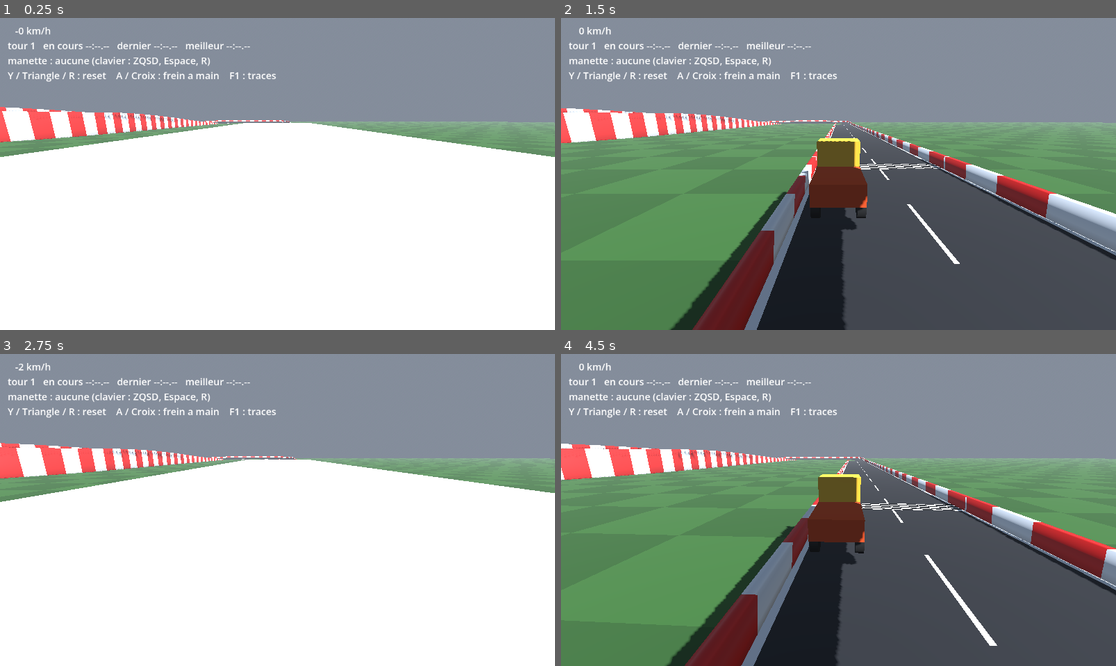
Above: before the commit, frames 1-4 (two rows, left to right).
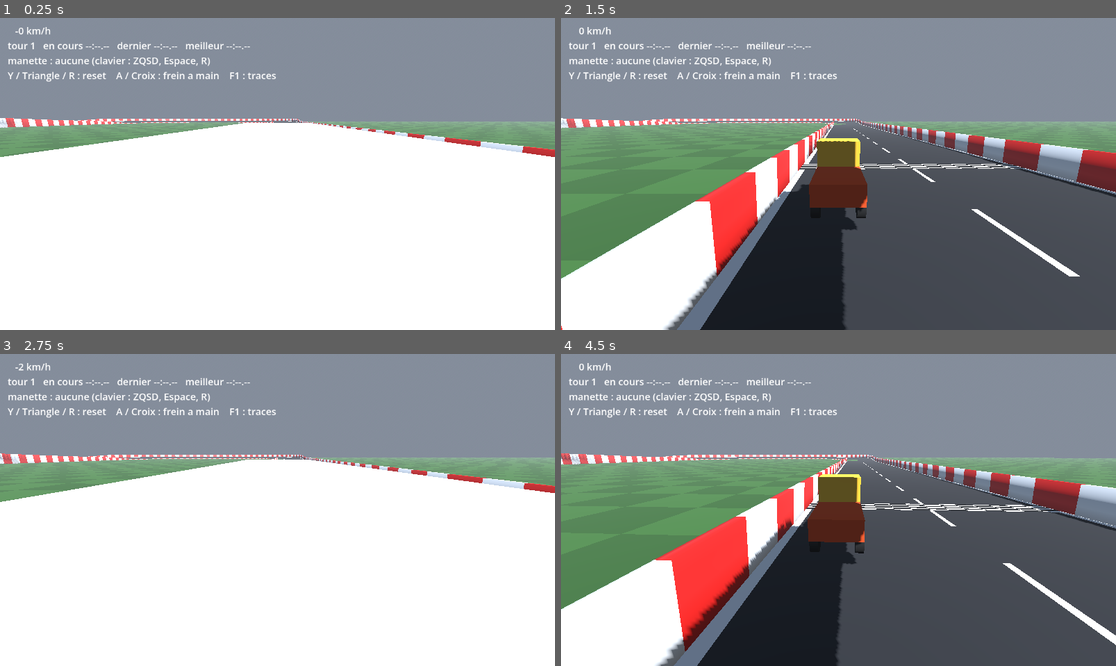
Above: after the commit, the same moments.

Repository: Shoz567/course-camions
Game: Godot game, scene res://dev/track_drive.tscn
The game is run twice, just before and just after one commit, with the same random seed, the same clock (stepped at 60 frames per second) and the same inputs.
Inputs:
- Up to frame 1 (0.25 s): no input
- Up to frame 2 (1.5 s): tap Enter at 0.5 s; hold D 0.53-1.28 s; tap Shift at 0.6 s; tap Space at 0.77, 1.25 s; hold S from 1.28 s (still down); tap R at 1.35 s
- Up to frame 3 (2.75 s): tap Space at 1.52 s; release S at 2.03 s; hold D from 2.03 s (still down); tap Shift at 2.1 s
- Up to frame 4 (4.5 s): release D at 2.78 s; hold W 2.78-3.53 s; tap R at 2.85, 4.35 s; tap Space at 3.02, 3.77 s; hold A from 3.53 s (still down); tap Shift at 3.6 s

The runs differ from the first frame. In frame 1, 3.2% of the frame differs, in the area x 0-100%, y 28-45%; in frame 2, 28%; in frame 3, 3.4%; in frame 4, 28%, in the area x 0-100%, y 28-100%.

Commit message:
piste: elargit la piste n1 a 25 m et ajoute les zones de reset
Piste redessinee pour les semi-remorques : 2 033 m, 25 m de large,
virages de 60 a 90 m (ovale relevé, S en devers inverse, chicane en
descente, tremplin, epingle relevee), murs de 2,8 m, frottement 0,5.
204 Area3D au-dela des murs emettent un signal ; la piste ne decide
rien.

Co-Authored-By: Claude Opus 5.5 <noreply@anthropic.com>

Diff:
--- a/game/tracks/track_01_blockout.tscn
+++ b/game/tracks/track_01_blockout.tscn
@@ -10,61 +10,69 @@
 "type": "straight"
 }, {
 "angle": 180.0,
-"bank": 14.0,
-"name": "Epingle relevee (drift)",
-"radius": 35.0,
+"bank": 10.0,
+"name": "Grand virage releve",
+"radius": 90.0,
 "type": "arc"
 }, {
 "climb": 6.0,
-"length": 150.0,
+"length": 200.0,
 "name": "Montee",
 "type": "straight"
 }, {
-"angle": -90.0,
+"angle": -30.0,
 "bank": 6.0,
-"name": "Devers inverse sur la crete",
-"radius": 70.0,
+"name": "S en devers inverse (droite)",
+"radius": 80.0,
+"type": "arc"
+}, {
+"angle": 30.0,
+"name": "S (gauche)",
+"radius": 80.0,
+"type": "arc"
+}, {
+"length": 80.0,
+"name": "Crete",
+"type": "straight"
+}, {
+"angle": 45.0,
+"climb": -3.0,
+"name": "Chicane gauche (descente)",
+"radius": 90.0,
 "type": "arc"
 }, {
 "auto": true,
-"name": "Crete (longueur calculee)",
+"name": "Diagonale de la chicane (longueur calculee)",
 "type": "straight"
 }, {
-"angle": 90.0,
-"name": "Gauche a plat",
-"radius": 50.0,
+"angle": -45.0,
+"climb": -3.0,
+"name": "Chicane droite (descente)",
+"radius": 90.0,
 "type": "arc"
 }, {
-"climb": -3.0,
-"length": 60.0,
-"name": "Descente",
-"type": "straight"
-}, {
-"angle": 45.0,
-"climb": -1.5,
-"name": "Chicane gauche",
-"radius": 60.0,
-"type": "arc"
-}, {
-"angle": -45.0,
-"climb": -1.5,
-"name": "Chicane droite",
-"radius": 60.0,
-"type": "arc"
-}, {
-"jump": 90.0,
-"length": 200.0,
-"line": 4.2,
+"jump": 80.0,
+"length": 250.0,
+"line": 7.0,
 "name": "Ligne droite du tremplin (cote droit)",
 "type": "straight"
 }, {
 "angle": 180.0,
-"bank": 10.0,
-"name": "Grand virage releve",
-"radius": 110.0,
+"bank": 14.0,
+"name": "Epingle relevee (drift)",
+"radius": 60.0,
 "type": "arc"
 }, {
 "auto": true,
 "name": "Ligne droite des stands (longueur calculee)",
 "type": "straight"
 }])
+width = 25.0
+wall_height = 2.8
+wall_friction = 0.5
+jump_length = 14.0
+jump_angle_deg = 7.0
+jump_width = 8.0
+jump_offset = 7.0
+grid_row_spacing = 20.0
+grid_lateral = PackedFloat32Array(-8.25, -2.75, 2.75, 8.25)
--- a/game/tracks/track_blockout.gd
+++ b/game/tracks/track_blockout.gd
@@ -20,9 +20,19 @@
 ##   "jump": m      tremplin a cette distance du debut du segment, cote droit.
 ##
 ## Genere : Geometry (chaussee, sol, tremplin), Walls (2 glissieres continues),
-## StartGrid, RacingLine. Checkpoints et zones de reset : taches 2.3 et 2.4.
+## ResetZones (Area3D au-dela des murs, tout autour), StartGrid, RacingLine.
+## Checkpoints : tache 2.3.
+##
+## La piste ne decide rien (track-designer.md) : elle EMET un signal quand un
+## camion entre dans une zone de reset ou en sort ; le gameplay (AutoReset,
+## puis RaceManager) decide de le replacer.
+
+signal truck_entered_reset_zone(truck: Node3D)
+signal truck_exited_reset_zone(truck: Node3D)
 
 const ROAD_LAYER := 1          # couche 1 `world` (VEHICLE_SPEC §7)
+const RESET_ZONE_LAYER := 4    # couche 4 `reset_zone`
+const VEHICLE_LAYER := 2
 const GROUND_Y := -0.05        # sol sous la chaussee (evite le z-fighting)
 
 @export var segments: Array[Dictionary] = []
@@ -50,6 +60,15 @@
 @export var jump_width: float = 4.8
 ## Decalage lateral du centre du tremplin (> 0 : a droite).
 @export var jump_offset: float = 4.2
+
+@export_group("Zones de reset")
+## Longueur d'une zone le long de la piste (courte : suit les courbes).
+@export var reset_zone_length: float = 20.0
+## Ecart entre le haut exterieur du mur et le bord interieur de la zone : une
+## remorque qui frotte le mur ne doit jamais y entrer.
+@export var reset_zone_margin: float = 2.0
+@export var reset_zone_depth: float = 60.0
+@export var reset_zone_height: float = 40.0
 
 @export_group("Grille")
 @export var grid_distance: float = 12.0
@@ -373,6 +392,7 @@
 func _build_geometry() -> void:
 	var geometry := _group("Geometry")
 	var walls := _group("Walls")
+	var zones := _group("ResetZones")
 	var grid := _group("StartGrid")
 
 	# chaussee
@@ -431,6 +451,8 @@
 	for jmp in _jumps:
 		_build_jump(geometry, jmp.x, jmp.y)
 
+	_build_reset_zones(zones)
+
 	for slot in grid_lateral.size():
 		var m := Marker3D.new()
 		m.name = "Slot%d" % slot
@@ -459,6 +481,50 @@
 	var outer_top := inner_top + out * thick_top
 	var outer_bottom := Vector3(outer_top.x, minf(GROUND_Y - 0.1, edge.y - 0.3), outer_top.z)
 	return PackedVector3Array([inner_bottom, inner_top, outer_top, outer_bottom])
+
+
+## Zones de reset : une boite par troncon de piste et par cote, au-dela du mur,
+## orientee le long de la piste (courtes, pour suivre les virages sans jamais
+## deborder sur la chaussee). Du sol jusqu'a reset_zone_height au-dessus.
+func _build_reset_zones(parent: Node3D) -> void:
+	var n := _pos.size()
+	var step := _length / n
+	var chunk := maxi(1, roundi(reset_zone_length / step))
+	var inner := width / 2.0 + wall_thickness + wall_lean + reset_zone_margin
+	var k := 0
+	var i := 0
+	while i < n:
+		var mid := (i + floori(chunk / 2.0)) % n
+		var t := Vector3(_fwd[mid].x, 0.0, _fwd[mid].z).normalized()
+		var r := t.cross(Vector3.UP).normalized()
+		var zone_basis := Basis(r, Vector3.UP, -t)
+		for side: float in [-1.0, 1.0]:
+			var area := Area3D.new()
+			area.name = "Zone%03d%s" % [k, "L" if side < 0.0 else "R"]
+			area.collision_layer = 1 << (RESET_ZONE_LAYER - 1)
+			area.collision_mask = 1 << (VEHICLE_LAYER - 1)
+			area.monitorable = false
+			var cs := CollisionShape3D.new()
+			var box := BoxShape3D.new()
+			box.size = Vector3(reset_zone_depth, reset_zone_height, chunk * step + 2.0)
+			cs.shape = box
+			area.add_child(cs)
+			var center := _pos[mid] + r * side * (inner + reset_zone_depth / 2.0)
+			center.y = GROUND_Y - 2.0 + reset_zone_height / 2.0
+			area.transform = Transform3D(zone_basis, center)
+			area.body_entered.connect(_on_reset_zone_body_entered)
+			area.body_exited.connect(_on_reset_zone_body_exited)
+			parent.add_child(area)
+		k += 1
+		i += chunk
+
+
+func _on_reset_zone_body_entered(body: Node3D) -> void:
+	truck_entered_reset_zone.emit(body)
+
+
+func _on_reset_zone_body_exited(body: Node3D) -> void:
+	truck_exited_reset_zone.emit(body)
 
 
 ## Tremplin : prisme convexe, bord d'attaque au ras de la chaussee.
Not shown, changed: .claude/agents/track-designer.md
Not shown, changed: docs/METRICS.md
